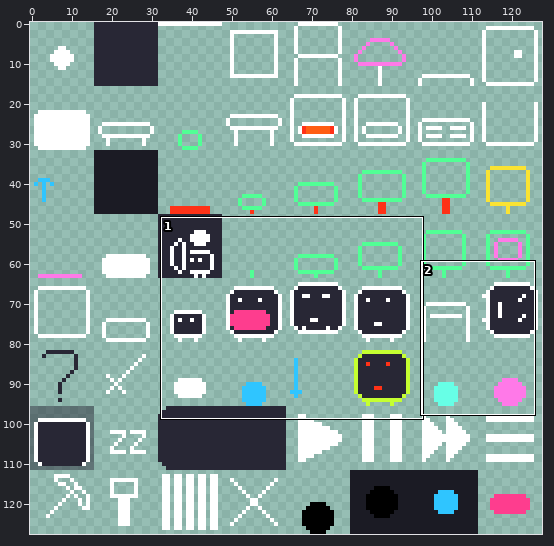
A pixel-art file gets an edit: assets/tileset_new.aseprite. Above: a wide view before the commit, with the close-up outlined.
Close-up. Old version:
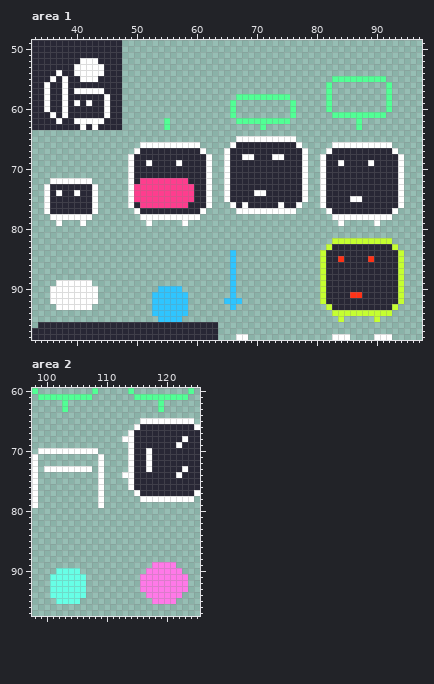
128x128 pixels, 1 frame. Shown: area 1: x 33..97, y 49..98; area 2: x 98..125, y 60..97. The commit also changed other parts of the picture, which this record leaves out.
The same view after the edit:
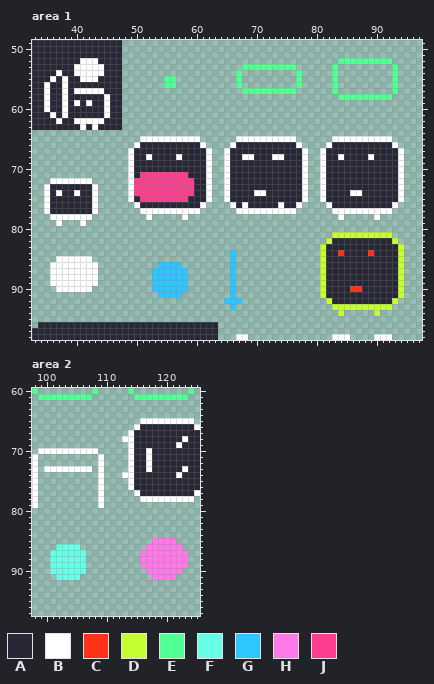
Palette (. is transparent): A #282735  B #ffffff  C #ff3217  D #c5ff31  E #51ff95  F #67ffe6  G #2fc5ff  H #ff79e8  J #fe3d8e
From old to new:
Changed rows in their new state; - is an unchanged pixel.
Area 1:
first column x 36:
52 ------------------------------------------------EEEEEEEEE--
53 --------------------------------EEEEEEEEE------E---------E-
54 -------------------------------E---------E-----E---------E-
55 -------------------EE----------E---------E------........-E-
56 -------------------EE----------E---------E----.E--------.E-
57 --------------------------------EEEEEEEEE-----.E--------.E-
58 -------------------------------.........------.-EEEEEEEE---
59 ------------------------------.---------.-----.---------.--
60 ------------------------------.---------.-----.---------.--
61 ------------------------------.---------.------.........---
62 -------------------.-----------.........-----------.-------
63 -------------------.---------------.---------------.-------
65 ---------------BBBBBBBBBB----------------------BBBBBBBBBB--
66 --------------BAAAAAAAAAAB--------------------BAAAAAAAAAAB-
67 -------------BA----------AB------------------BA----------AB
68 ----------------B----B--------------------------B----B-----
69 ----------------A----A--------------------------A----A-----
71 ---------------JJJJJJJJ------------------------------------
72 --------------J--------J-----------------------------------
74 --------------------------------------------------BB-------
75 --------------A--------A--------------------------AA-------
76 -------------.BAAAAAAAA--B.------------------.B----------B.
77 --------------.BBBBBBBBBB.--------------------.BBBBBBBBBB.-
78 ---------------.-.....-..----------------------.-.....-..--
79 ----------------.-----.-------------------------.-----.----
81 -----------------------------------------------DDDDDDDDDD--
82 ----------------------------------------------DAAAAAAAAAAD-
83 ---------------------------------------------DA----------AD
84 ------------------------------------------------C----C-----
85 -BBBBBB-----------------------------------------A----A-----
86 BBBBBBBB----------GGGG-------------------------------------
87 BBBBBBBB---------GGGGGG------------------------------------
88 BBBBBBBB---------GGGGGG------------------------------------
89 B------B---------GGGGGG------------------------------------
90 .------.---------G----G---------------------------CC-------
91 ........---------.----.---------------------------AA-------
92 ........---------......----------------------.D----------D.
93 -......----------......-----------------------.DDDDDDDDDD.-
94 -----------------......------------------------.-.....-..--
95 ------------------....--------------------------.-----.----
Area 2:
first column x 103:
62 .---------------.
63 .---------------.
first column x 101:
85 -----------------HHHH--
86 -FFFF-----------HHHHHH-
87 FFFFFF---------HHHHHHHH
88 FFFFFF---------HHHHHHHH
89 FFFFFF---------HH----HH
90 F----F-----------------
91 .----.---------..----..
92 ......---------........
93 ......---------........
94 ......----------......-
95 -....------------....--
